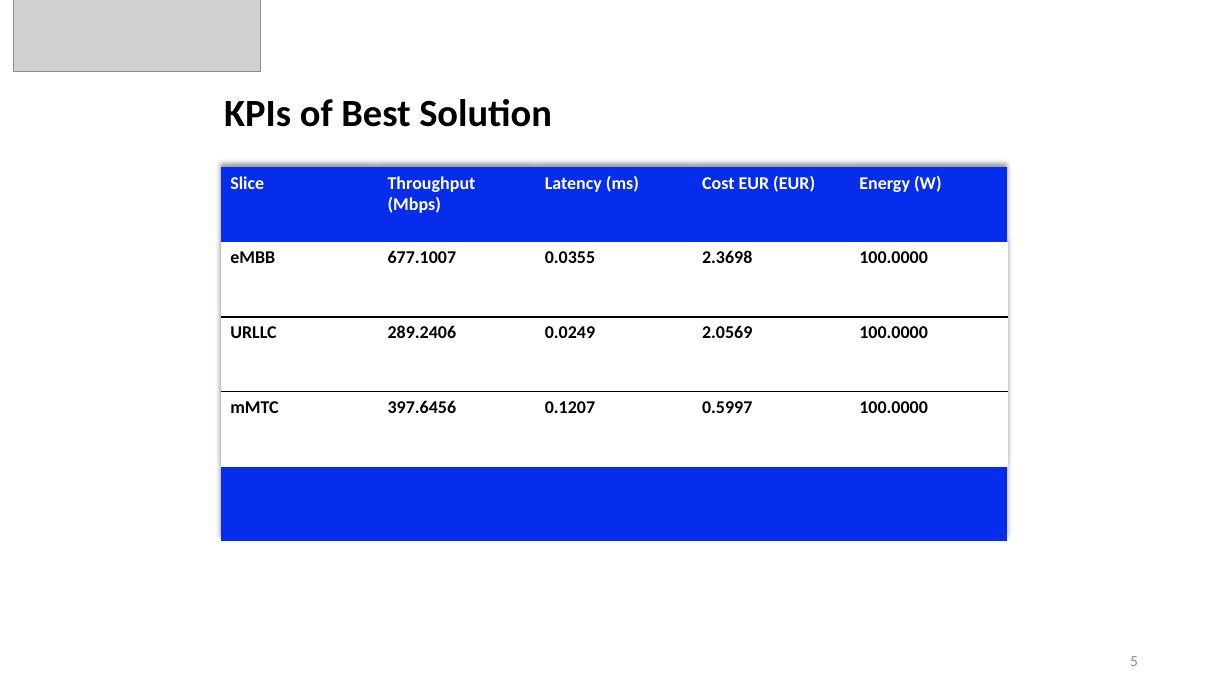
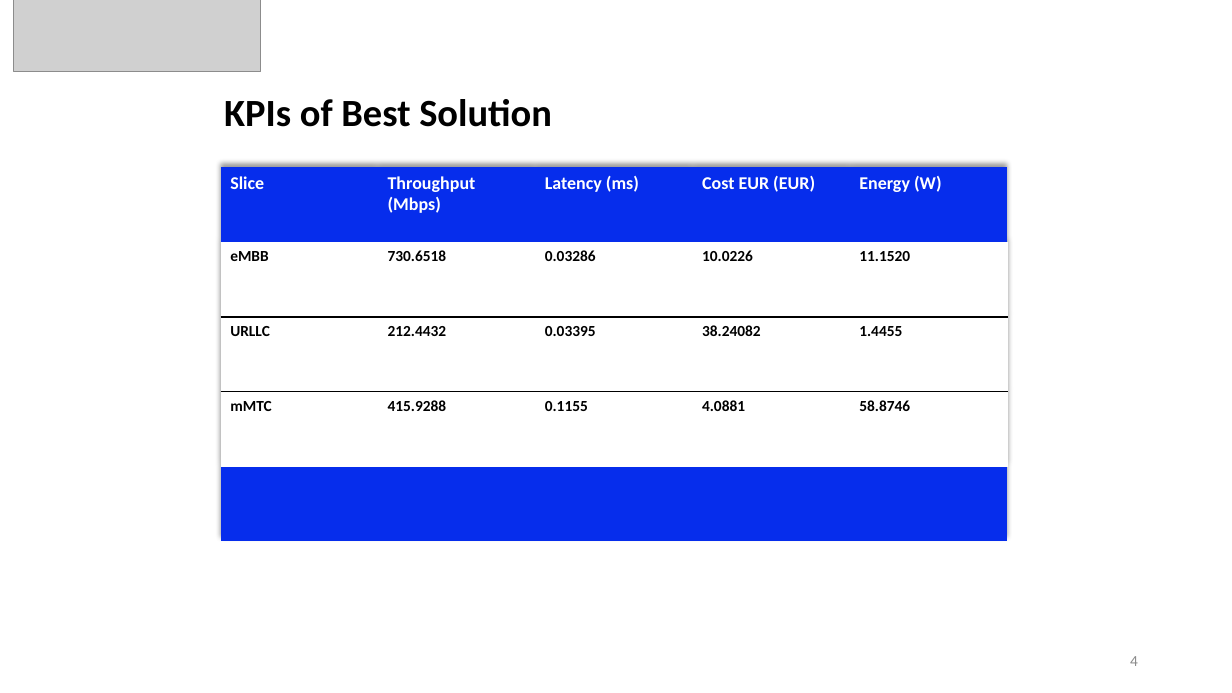
Before and after one commit to adnanrawas/oran-agentic-resource-allocation, a slide deck: slide 4 of slides/NSGA-II_Static_Optimizer.pptx (slide 5 before the commit). Drawn at 1232x693 pixels with LibreOffice and Linux fonts; fonts in the diff are those of the drawing; grey boxes stand for pictures. Boxes give left, top, right and bottom in pixels: in the first picture for what was removed or moved away, otherwise in the second. Text is boxed around its words. In the diff, an @@ line names an element or a change of style, - is before the commit and + after.

```diff
--- a/slides/NSGA-II_Static_Optimizer.pptx
+++ b/slides/NSGA-II_Static_Optimizer.pptx
@@ table at box(221, 167, 1006, 542) @@
-row 2: eMBB | 677.1007 | 0.0355 | 2.3698 | 100.0000
+row 2: eMBB | 730.6518 | 0.03286 | 10.0226 | 11.1520
-row 3: URLLC | 289.2406 | 0.0249 | 2.0569 | 100.0000
+row 3: URLLC | 212.4432 | 0.03395 | 38.24082 | 1.4455
-row 4: mMTC | 397.6456 | 0.1207 | 0.5997 | 100.0000
+row 4: mMTC | 415.9288 | 0.1155 | 4.0881 | 58.8746
@@ size 14 to 12 pt in "eMBB", "URLLC", "mMTC" @@
@@ page number at box(1130, 656, 1138, 666): text changed @@
-5
+4
```
Also in this commit, not shown: 2 other slides changed, 1 slide removed, 5 other files.
